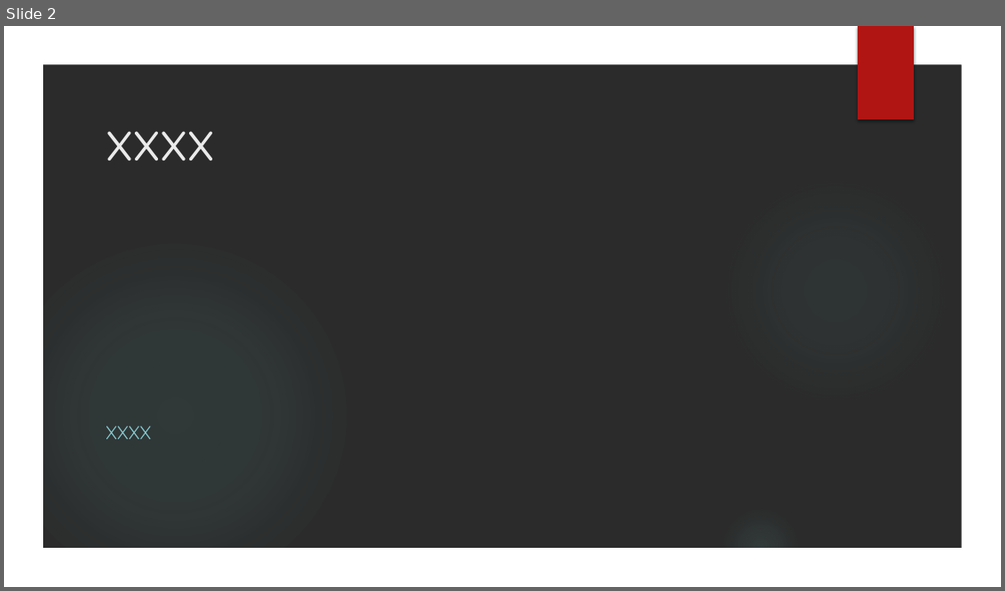
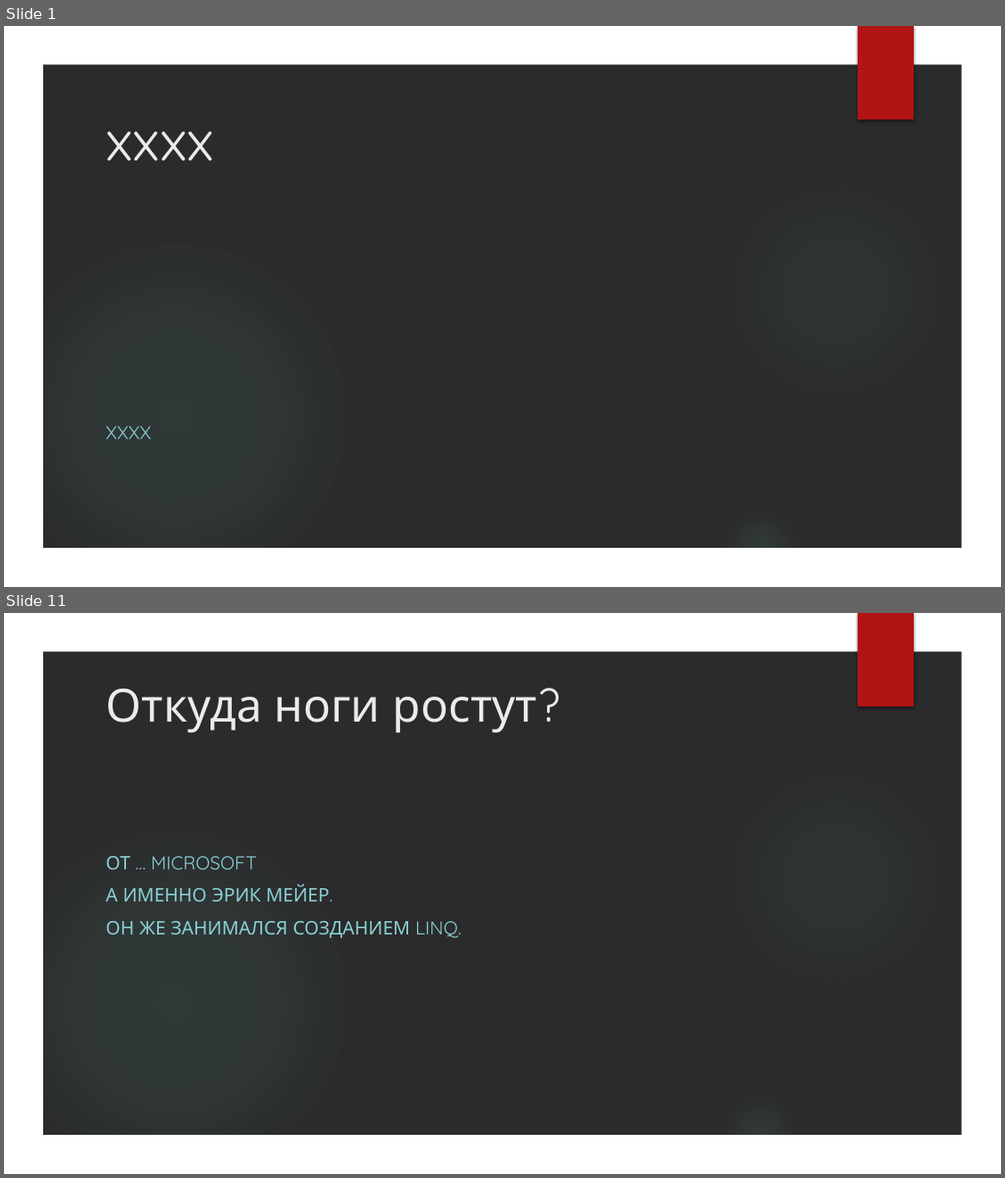
Before and after one commit to VladimirMakarevich/presentations, a slide deck: reactiveX/reactiveX.pptx. Shown one above the other, each under a label of ours: slide 2 before the commit, slides 1 and 11 after it; the slides between them are not shown. The pictures are 1005x591 and 1005x1178 pixels, drawn with LibreOffice and Linux fonts; fonts in the diff are those of the drawing; background and template pictures are left out; a plain dark background stands for a picture behind light text. Boxes give left, top, right and bottom in pixels: in the first picture for what was removed or moved away, otherwise in the second. Text is boxed around its words. In the diff, an @@ line names an element or a change of style, - is before the commit and + after.

```diff
--- a/reactiveX/reactiveX.pptx
+++ b/reactiveX/reactiveX.pptx
@@ slide 11 added at [4,613,1001,1174], background picture (left out); not listed: 5 template elements that a slide beside it also shows @@
@@ title added at [105,689,537,733], 44 pt, text #EBEBEB @@
+Откуда ноги ростут?
@@ subtitle added at [105,856,461,938], 18 pt, text #8AD0D6 @@
+ОТ … MICROSOFT
+А ИМЕННО ЭРИК МЕЙЕР.
+ОН ЖЕ ЗАНИМАЛСЯ СОЗДАНИЕМ LINQ.
@@ what was slide 2 is now slide 1 @@
```
Also in this commit, not shown: 21 other slides added, 23 slides removed, 2 other files.
